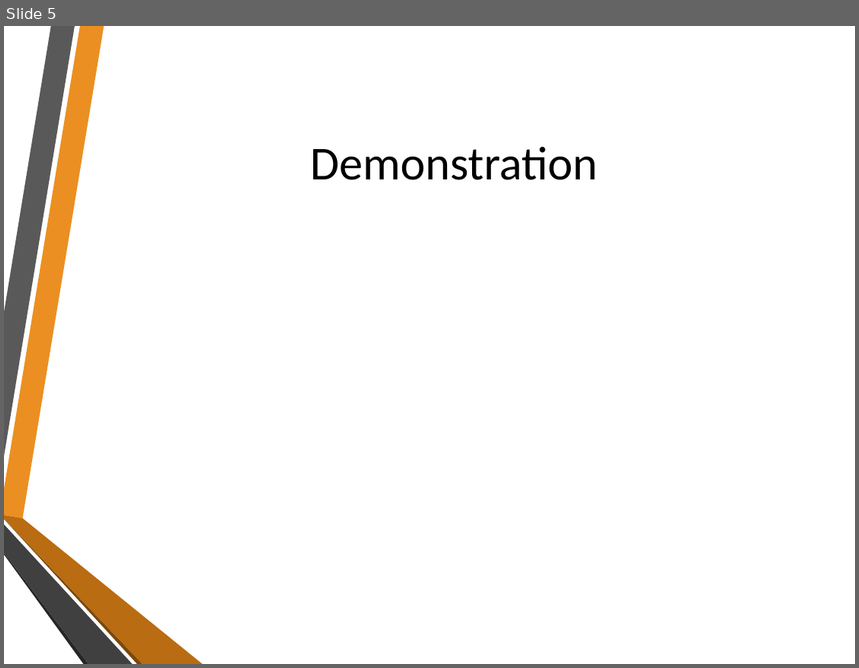
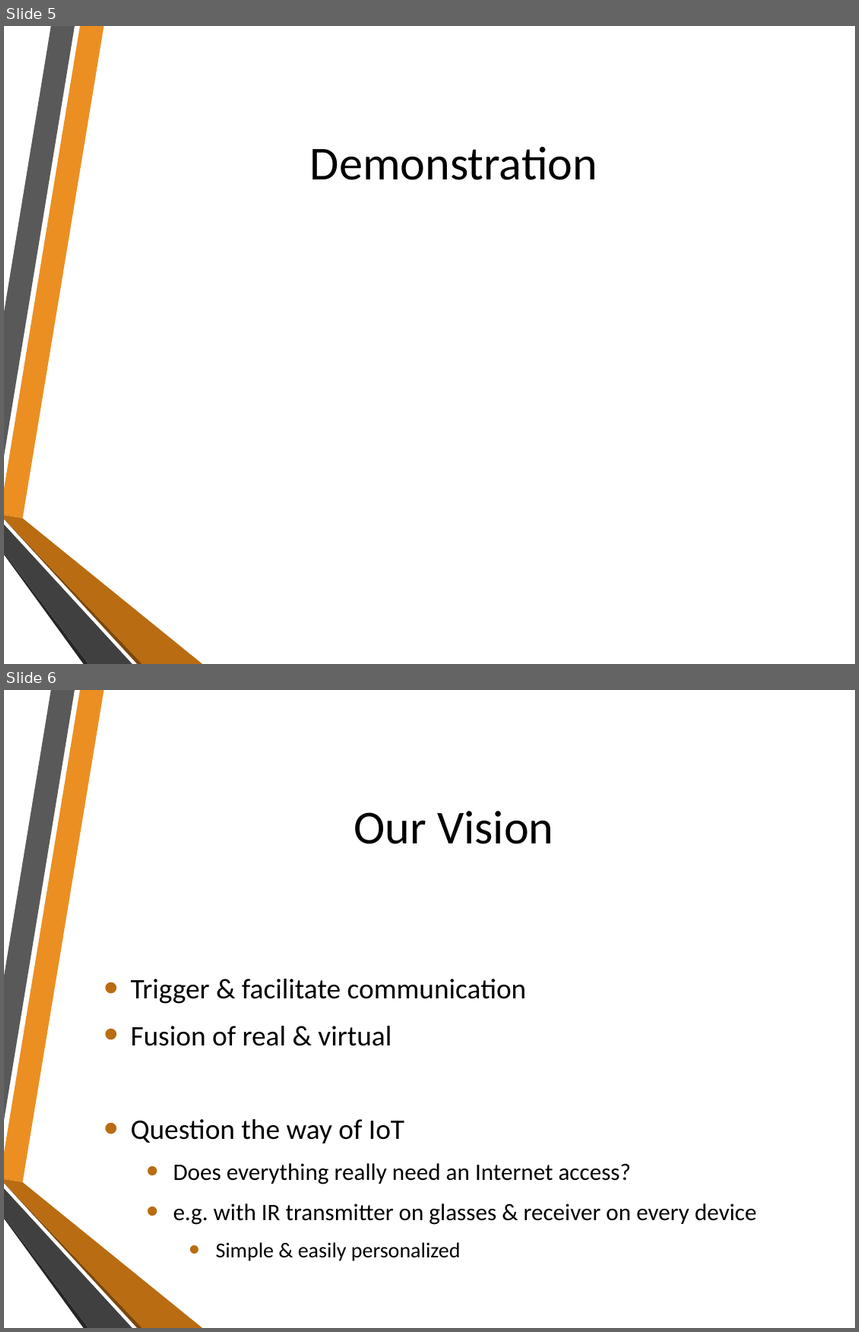
Before and after one commit to onishy/Oshiriai, a slide deck: Presentation/winkie（仮称）.pptx. Shown one above the other, each under a label of ours: slide 5 before the commit, slides 5 and 6 after it. The pictures are 859x668 and 859x1332 pixels, drawn with LibreOffice and Linux fonts; fonts in the diff are those of the drawing; background and template pictures are left out. Boxes give left, top, right and bottom in pixels: in the first picture for what was removed or moved away, otherwise in the second. Text is boxed around its words. In the diff, an @@ line names an element or a change of style, - is before the commit and + after.

Commit message:
our visionを盛った

```diff
--- a/Presentation/winkie（仮称）.pptx
+++ b/Presentation/winkie（仮称）.pptx
@@ slide 6 added at [4, 690, 855, 1328], background picture (left out); not listed: 6 template elements that a slide beside it also shows @@
@@ title added at [354, 811, 553, 844], 40 pt, text #000000 @@
+Our Vision
@@ text added at [131, 979, 757, 1262], 20 pt, text #000000 @@
+• Trigger & facilitate communication
+• Fusion of real & virtual
+• Question the way of IoT
+  • Does everything really need an Internet access?
+  • e.g. with IR transmitter on glasses & receiver on every device
+    • Simple & easily personalized
```
